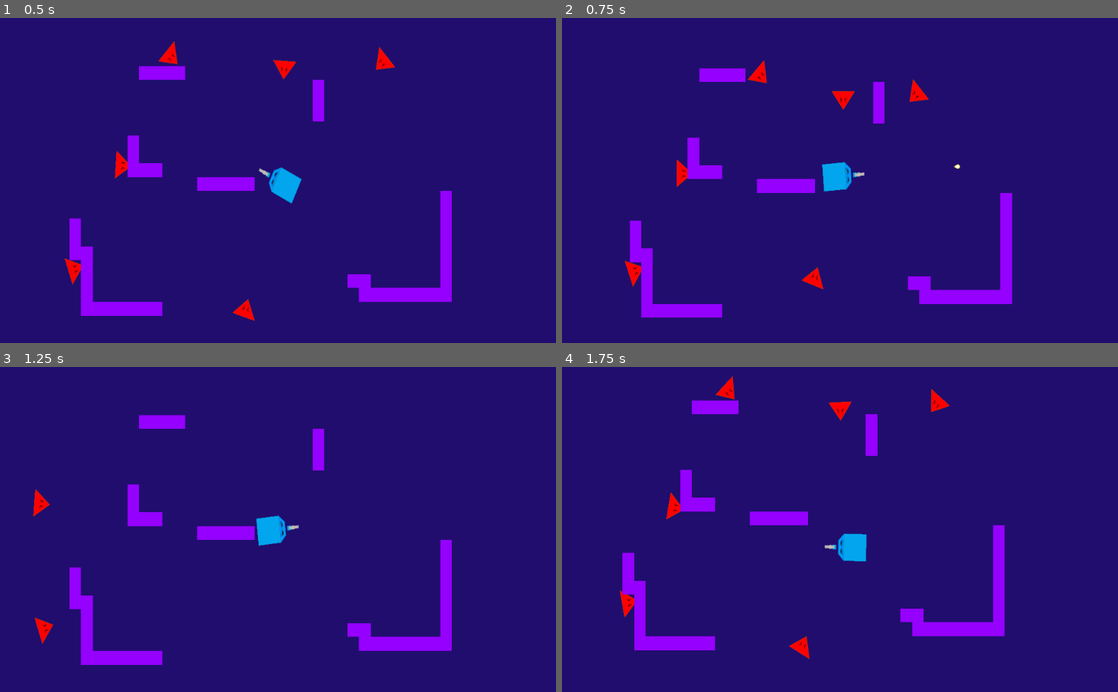
Above: before the commit, frames 1-4 (two rows, left to right).
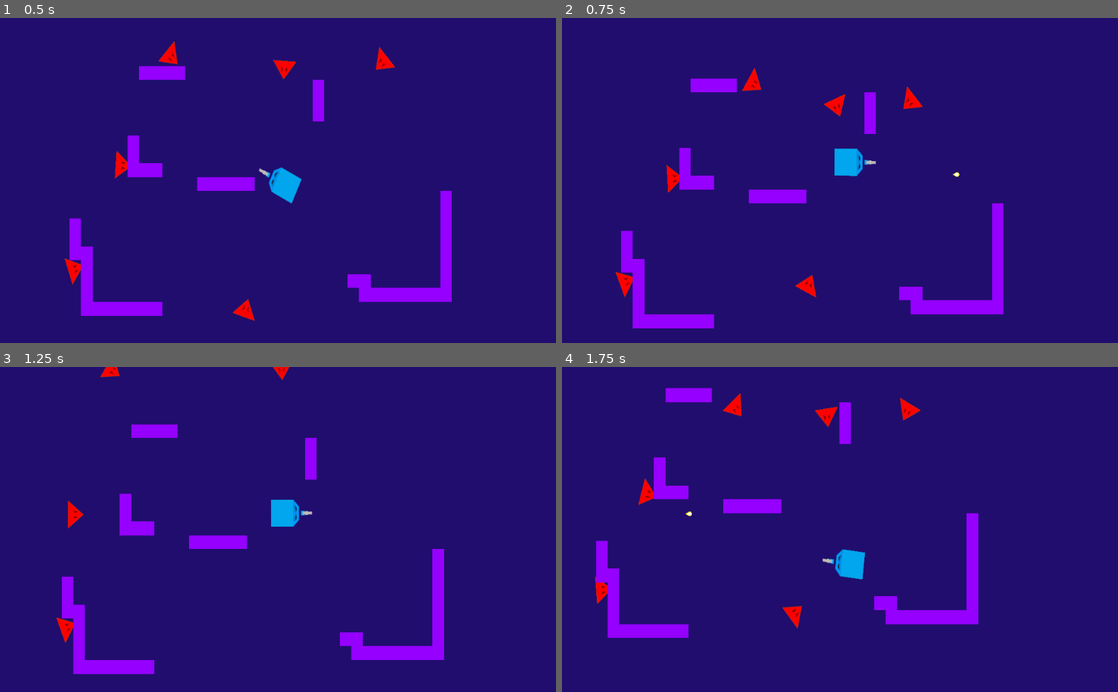
Above: after the commit, the same moments.

Repository: chaco470/CubeCrawler
Game: Godot game, scene res://Assets/Scenes/World.tscn
Two runs of this game, one before a commit and one after it. Both use one fixed random seed, a clock stepped at 60 frames per second and the inputs below.
Inputs (mouse positions are in pixels of both pictures, inside the frame that each line leads up to):
- Up to frame 1 (0.5 s): no input
- Up to frame 2 (0.75 s): move the mouse to (962, 164) at 0.52 s; hold Up (_up) from 0.53 s (still down); hold Right (_rigth) from 0.53 s (still down); click (962, 164) at 0.6 s
- Up to frame 3 (1.25 s): keep holding Up (_up); keep holding Right (_rigth)
- Up to frame 4 (1.75 s): move the mouse to (728, 545) at 1.27 s; release Up (_up) at 1.28 s; release Right (_rigth) at 1.28 s; hold Down (_down) from 1.28 s (still down); tap Right (_rigth) at 1.35 s; click (728, 545) at 1.55 s

Frame 1 is identical in both runs. In frame 2, 8.6% of the frame differs, in the area x 9-81%, y 13-96%; in frame 3, 7.5%; in frame 4, 9.9%, in the area x 5-80%, y 2-90%.

Commit message:
stateWalkandIdle

Diff:
--- a/Assets/Scenes/Player.tscn
+++ b/Assets/Scenes/Player.tscn
@@ -1,9 +1,12 @@
-[gd_scene load_steps=7 format=2]
+[gd_scene load_steps=10 format=2]
 
 [ext_resource path="res://Assets/Scenes/Bullet.tscn" type="PackedScene" id=1]
 [ext_resource path="res://Assets/Images/Cubert-02.png" type="Texture" id=2]
 [ext_resource path="res://Assets/Scripts/Player.gd" type="Script" id=3]
 [ext_resource path="res://Assets/Images/Ligth_2.png" type="Texture" id=4]
+[ext_resource path="res://Assets/Scripts/PlayerState/Walk.gd" type="Script" id=5]
+[ext_resource path="res://Assets/Scripts/StateMachine.gd" type="Script" id=6]
+[ext_resource path="res://Assets/Scripts/PlayerState/Idle.gd" type="Script" id=7]
 
 [sub_resource type="CircleShape2D" id=1]
 radius = 31.077
@@ -14,6 +17,15 @@
 [node name="Player" type="KinematicBody2D"]
 script = ExtResource( 3 )
 bullet = ExtResource( 1 )
+
+[node name="StateMachine" type="Node" parent="."]
+script = ExtResource( 6 )
+
+[node name="Walk" type="Node" parent="StateMachine"]
+script = ExtResource( 5 )
+
+[node name="Idle" type="Node" parent="StateMachine"]
+script = ExtResource( 7 )
 
 [node name="Sprite" type="Sprite" parent="."]
 rotation = -1.5708
--- /dev/null
+++ b/Assets/Scripts/AbstractState.gd
@@ -0,0 +1,31 @@
+"""
+Base interface for all states: it doesn't do anything in itself
+but forces us to pass the right arguments to the methods below
+and makes sure every State object had all of these methods.
+"""
+extends Node
+
+var parent
+
+
+signal finished(next_state_name)
+
+# Initialize the state. E.g. change the animation
+func enter():
+	return
+
+# Clean up the state. Reinitialize values like a timer
+func exit():
+	return
+
+
+func handle_input(event:InputEvent):
+	return
+
+
+func update(delta:float):
+	return
+
+
+func _on_animation_finished(anim_name:String):
+	return
--- /dev/null
+++ b/Assets/Scripts/AbstractStateMachine.gd
@@ -0,0 +1,71 @@
+"""
+Base interface for a generic state machine
+It handles initializing, setting the machine active or not
+delegating _physics_process, _input calls to the State nodes,
+and changing the current/active state.
+"""
+extends Node
+
+signal state_changed(current_state)
+
+"""
+You must set a starting node from the inspector or on
+the node that inherits from this state machine interface
+If you don't the game will crash (on purpose, so you won't
+forget to initialize the state machine)
+"""
+export (NodePath) var START_STATE
+var states_map = {}
+
+var states_stack:Array = []
+var current_state = null
+var _active:bool = false setget set_active
+
+func set_parent(parent):
+	if not START_STATE:
+		START_STATE = get_child(0).get_path()
+	for child in get_children():
+		child.connect("finished", self, "_change_state")
+		child.parent = parent
+	initialize(get_node(START_STATE))
+
+func initialize(start_state):
+	set_active(true)
+	states_stack.push_front(start_state)
+	current_state = states_stack[0]
+	current_state.enter()
+
+func set_active(value:bool):
+	_active = value
+	set_physics_process(value)
+	set_process_input(value)
+	if not _active:
+		states_stack = []
+		current_state = null
+
+func _input(event:InputEvent):
+	current_state.handle_input(event)
+
+func _physics_process(delta:float):
+	current_state.update(delta)
+
+func _on_animation_finished(anim_name:String):
+	if not _active:
+		return
+	current_state._on_animation_finished(anim_name)
+
+func _change_state(state_name):
+	if not _active:
+		return
+	current_state.exit()
+
+	if state_name == "previous":
+		states_stack.pop_front()
+	else:
+		states_stack[0] = states_map[state_name]
+
+	current_state = states_stack[0]
+	emit_signal("state_changed", current_state)
+
+	if state_name != "previous":
+		current_state.enter()
--- a/Assets/Scripts/Player.gd
+++ b/Assets/Scripts/Player.gd
@@ -4,20 +4,18 @@
 var max_speed = 500
 export (PackedScene) var bullet:PackedScene
 onready var bullet_spawn = $BulletSpawn
-
+export (int) var max_health = 20
 var acceleration = 1000
 var motion = Vector2.ZERO
+onready var state_machine = $StateMachine
+var axis = Vector2.ZERO
+func _ready():
+	state_machine.set_parent(self)
+	PlayerData.call_deferred("set_max_health", max_health)
 
-func _ready():
-	pass # Replace with function body.
 
 func _physics_process(delta):
-	var axis = get_input_axis()
-	if axis == Vector2.ZERO:
-		apply_friction(acceleration * delta)
-	else:
-		applymovement(axis * acceleration *delta)
-	motion = move_and_slide(motion)
+
 
 
 
@@ -27,11 +25,24 @@
 	if Input.is_action_just_pressed("LMB"):
 		fire()
 func get_input_axis():
-	var axis = Vector2.ZERO
+
 	axis.x = int(Input.is_action_pressed("_rigth")) - int(Input.is_action_pressed("_left"))
 	axis.y = int(Input.is_action_pressed("_down")) - int(Input.is_action_pressed("_up"))
 	return axis.normalized()
 
+func _handle_cannon_actions():
+	look_at(get_global_mouse_position())
+
+	if Input.is_action_just_pressed("LMB"):
+		fire()
+
+func _handle_move_input():
+	var axis = get_input_axis()
+	if axis == Vector2.ZERO:
+		apply_friction(acceleration )
+	else:
+		applymovement(axis * acceleration )
+	motion = move_and_slide(motion)
 
 func apply_friction(amount):
 	if motion.length() > amount:
--- /dev/null
+++ b/Assets/Scripts/PlayerState/Idle.gd
@@ -0,0 +1,11 @@
+extends "res://Assets/Scripts/AbstractState.gd"
+
+
+func handle_input(event:InputEvent):
+	if event.is_action_pressed("_left") || event.is_action_pressed("_rigth") || event.is_action_pressed("_up")|| event.is_action_pressed("_down"):
+		emit_signal("finished", "walk")
+
+
+func update(delta:float):
+
+	parent._handle_cannon_actions()
--- /dev/null
+++ b/Assets/Scripts/PlayerState/Walk.gd
@@ -0,0 +1,9 @@
+extends "res://Assets/Scripts/AbstractState.gd"
+
+
+func update(delta):
+	parent._handle_cannon_actions()
+	parent._handle_move_input()
+
+	if parent.axis == Vector2.ZERO:
+		emit_signal("finished", "idle")
--- /dev/null
+++ b/Assets/Scripts/StateMachine.gd
@@ -0,0 +1,15 @@
+extends "res://Assets/Scripts/AbstractStateMachine.gd"
+
+
+func _ready():
+	states_map = {
+		"idle": $Idle,
+		"walk": $Walk,
+		"jump": $Jump,
+		"death": $Death
+	}
+
+
+func notify_hit(amount):
+	PlayerData.current_health += min(amount, PlayerData.max_health)
+	print(PlayerData.current_health)
--- /dev/null
+++ b/globals/PlayerData.gd
@@ -0,0 +1,16 @@
+extends Node
+
+signal max_health_updated(amount, current_health)
+signal health_updated(amount, max_health)
+
+var max_health:int
+var current_health:int setget set_current_health
+
+func set_max_health(amount:int)->void:
+	max_health = amount
+	current_health = max_health
+	emit_signal("max_health_updated", max_health, current_health)
+
+func set_current_health(amount:int)->void:
+	current_health = amount
+	emit_signal("health_updated", current_health, max_health)
--- a/project.godot
+++ b/project.godot
@@ -23,6 +23,10 @@
 config/name="CubeCrawler"
 run/main_scene="res://Assets/Scenes/World.tscn"
 config/icon="res://icon.png"
+
+[autoload]
+
+PlayerData="*res://globals/PlayerData.gd"
 
 [input]
 
